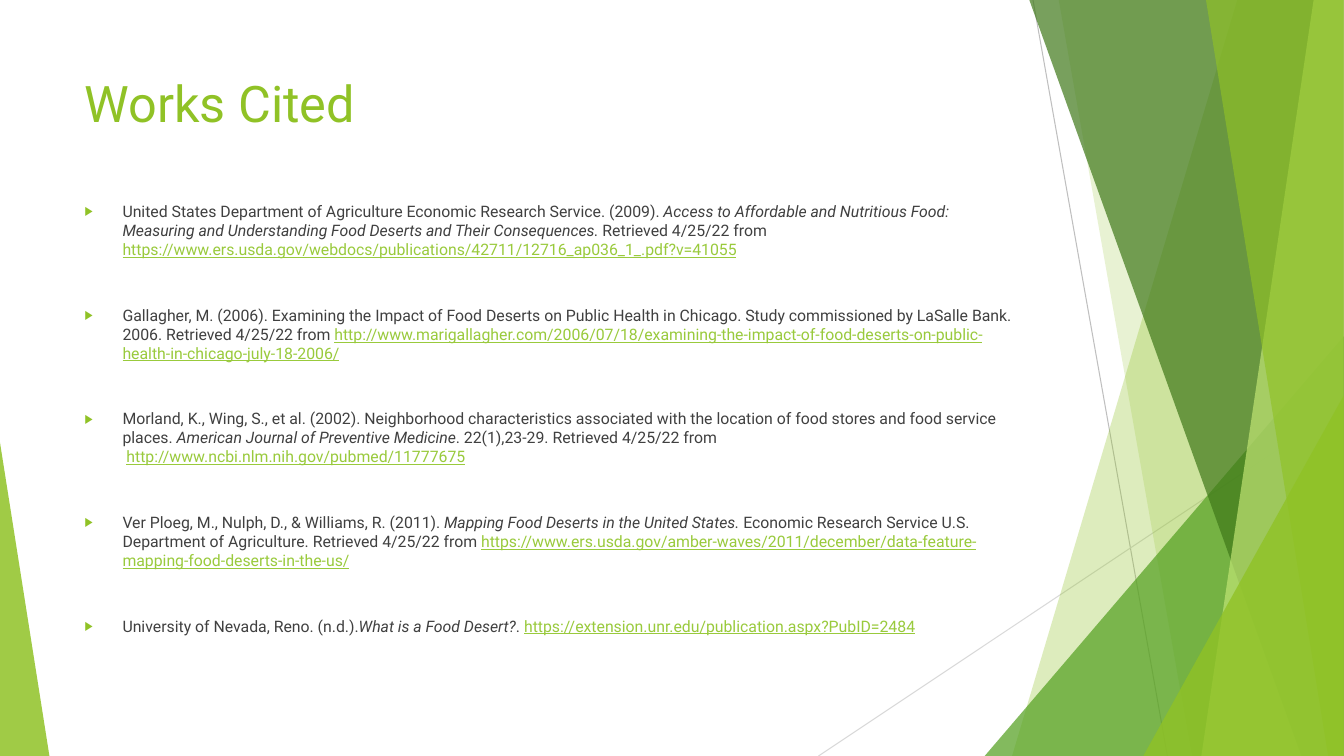
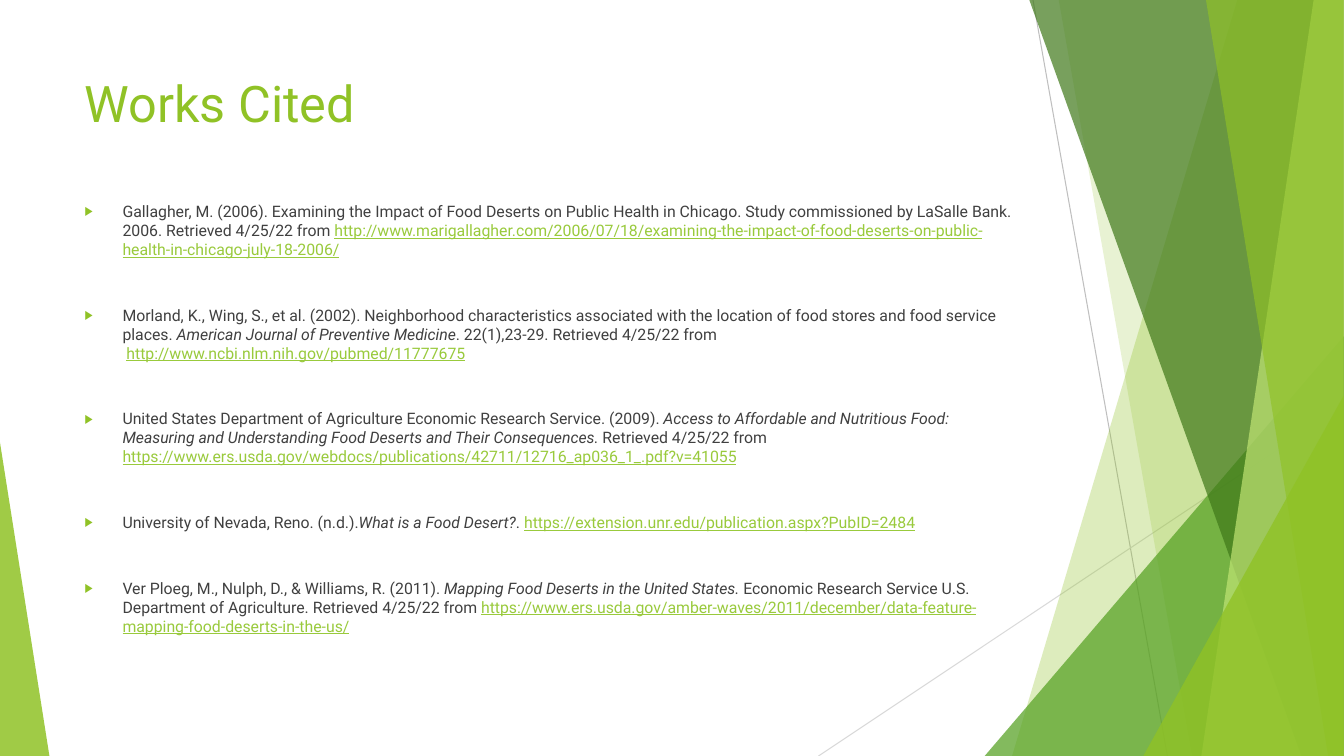
Before and after one commit to latestnight/capstone, a slide deck: slide 15 of food_desert_pp.pptx (slide 16 before the commit). Drawn at 1344x756 pixels with LibreOffice and Linux fonts; fonts in the diff are those of the drawing. Boxes give left, top, right and bottom in pixels: in the first picture for what was removed or moved away, otherwise in the second. Text is boxed around its words. In the diff, an @@ line names an element or a change of style, - is before the commit and + after.

```diff
--- a/food_desert_pp.pptx
+++ b/food_desert_pp.pptx
@@ text at (x1=123, y1=204, x2=949, y2=259): paragraph removed @@
-▶ United States Department of Agriculture Economic Research Service. (2009). Access to Affordable and Nutritious Food: Measuring and Understanding Food Deserts and Their Consequences. Retrieved 4/25/22 from https://www.ers.usda.gov/webdocs/publications/42711/12716_ap036_1_.pdf?v=41055
@@ text at (x1=123, y1=411, x2=949, y2=532): paragraphs added @@
+▶ United States Department of Agriculture Economic Research Service. (2009). Access to Affordable and Nutritious Food: Measuring and Understanding Food Deserts and Their Consequences. Retrieved 4/25/22 from https://www.ers.usda.gov/webdocs/publications/42711/12716_ap036_1_.pdf?v=41055
+▶ University of Nevada, Reno. (n.d.).What is a Food Desert?. https://extension.unr.edu/publication.aspx?PubID=2484
@@ text at (x1=123, y1=619, x2=915, y2=636): paragraph removed @@
-▶ University of Nevada, Reno. (n.d.).What is a Food Desert?. https://extension.unr.edu/publication.aspx?PubID=2484
```
Also in this commit, not shown: 6 other slides changed, 6 slides added, 7 slides removed, 13 other files.
